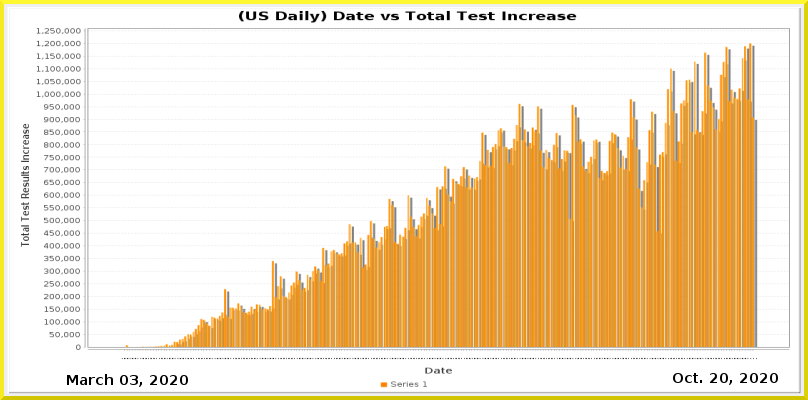
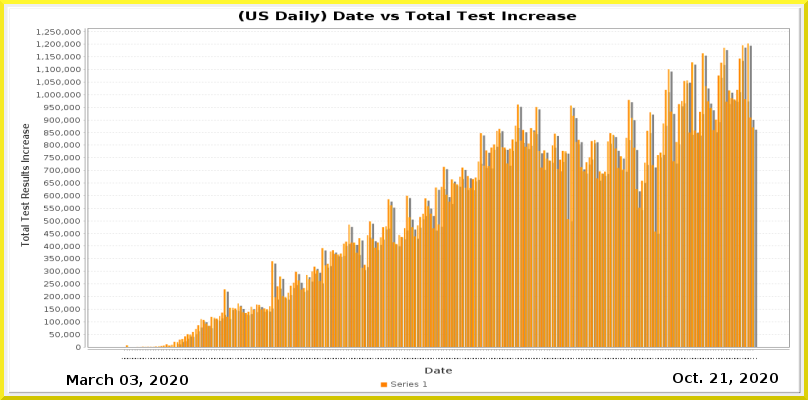
Before/after of a 808px x 400px layered artwork. What changed in the layer stack:
painted on "Current Date" over [720, 373, 728, 383]
painted on "Date_vs_TestIncrease.png" over [36, 28, 789, 360]
